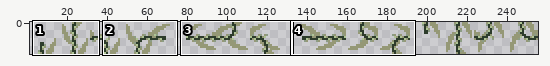
One commit to this sprite sheet: res/images/Armoise.png. The picture above shows the old version from afar; the outline marks the close-up.
Close-up. Before:
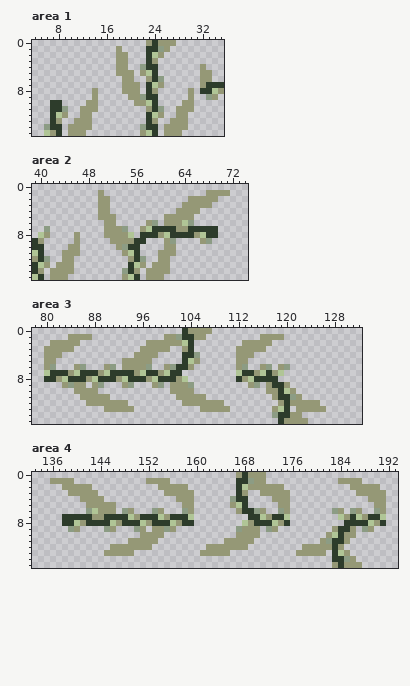
The file is 256x16 pixels. Shown: area 1: x 4..35, y 0..15; area 2: x 39..74, y 0..15; area 3: x 78..132, y 0..15; area 4: x 133..193, y 0..15. The wide view leaves out empty margins. The commit also changed other parts of the picture, which this record leaves out.
New version:
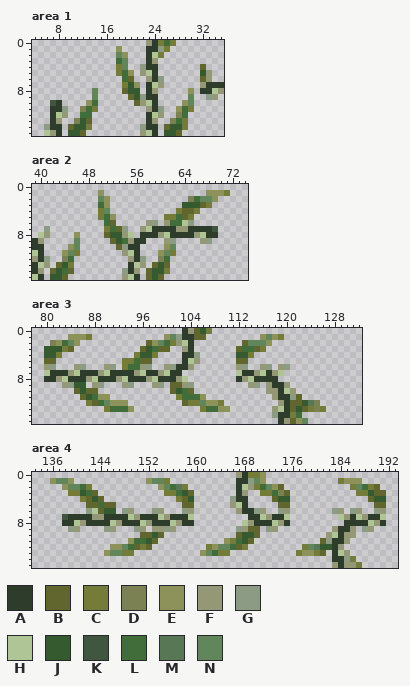
Palette (. is transparent): A #2d3c2b  B #61662f  C #757b38  D #7c8153  E #8d925b  F #959876  G #8c9c84  H #b0c596  J #355a30  K #41563e  L #406d3a  M #587754  N #61865c
The edit:
Area 1:
y 0: x 25..27 FFF -> CLC
y 1: x 18 F -> E; x 26 F -> C
y 2: x 18..19 FF -> NE; x 25 F -> C
y 3: x 18..19 FF -> LN
y 4: x 18..19 FF -> CN; x 32 F -> B
y 5: x 18..20 FFF -> CLE; x 32 F -> J
y 6: x 19..20 FF -> LB; x 32 F -> B
y 7: x 19..21 FFF -> CJE
y 8: x 14 F -> N; x 19..21 FFF -> BJJ; x 30 F -> E
y 9: x 14 F -> N; x 20..21 FF -> BJ; x 30 F -> N
y 10: x 7 A -> K; x 13..14 FF -> EL; x 21 F -> B; x 29..30 FF -> EN
y 11: x 12..14 FFF -> DLC; x 28..30 FFF -> ELC
y 12: x 12..13 FF -> LL; x 28..29 FF -> DL
y 13: x 11..13 FFF -> DJB; x 27..29 FFF -> DLC
y 14: x 10..13 FFFF -> BJJC; x 26..29 FFFF -> BJJC
y 15: x 10..12 FFF -> JJB; x 26..28 FFF -> JJB
Area 2:
y 1: x 50 F -> E; x 68..71 FFFF -> EEEC
y 2: x 50..51 FF -> NE; x 65..69 FFFFF -> DLNNE
y 3: x 50..51 FF -> LE; x 64..68 FFFFF -> JJJBC
y 4: x 50..51 FF -> CN; x 63..66 FFFF -> CBBC
y 5: x 50..52 FFF -> CLE; x 61..65 FFFFF -> CCLBC
y 6: x 51..52 FF -> LB; x 62..63 FF -> LL
y 7: x 51..53 FFF -> CLB; x 69 A -> K
y 8: x 46 F -> E; x 51..53 FFF -> BJJ
y 9: x 46 F -> N; x 52..54 FFF -> BJL
y 10: x 45..46 FF -> EN; x 53 F -> B; x 61..62 FF -> EN
y 11: x 44..46 FFF -> ENC; x 60..62 FFF -> ENC
y 12: x 44..45 FF -> DL; x 60..61 FF -> DL
y 13: x 43..45 FFF -> BJC; x 59..61 FFF -> BJB
y 14: x 42..45 FFFF -> BJLB; x 58..61 FFFF -> BJJC
y 15: x 42..44 FFF -> JJB; x 58..60 FFF -> BJB
Area 3:
y 0: x 105..107 FFF -> BJC
y 1: x 84..87 FFFF -> EEEC; x 100..101 FF -> EN; x 105..106 FF -> BB; x 116..119 FFFF -> ENEC
y 2: x 81..85 FFFFF -> DELNE; x 97..101 FFFFF -> BENLC; x 113..117 FFFFF -> BNNNE
y 3: x 80..84 FFFFF -> JJJCB; x 96..100 FFFFF -> BJLBB; x 112..116 FFFFF -> BLLBC
y 4: x 80..82 FFF -> JJC; x 95..98 FFFF -> CJJC; x 112..114 FFF -> JJC
y 5: x 80..81 FF -> BB; x 93..97 FFFFF -> CCLBB; x 112..113 FF -> BB
y 6: x 93..95 FFF -> CLL
y 9: x 85..86 FF -> JJ; x 101..102 FF -> BB
y 10: x 85..88 FFFF -> BJBB; x 101..104 FFFF -> BJLB
y 11: x 86..90 FFFFF -> BJLEE; x 102..106 FFFFF -> CLLLE; x 122 F -> B
y 12: x 87..93 FFFFFFF -> CBLNEEE; x 103..109 FFFFFFF -> BCCNEEC; x 121..125 FFFFF -> BBJMD
y 13: x 90..94 FFFFF -> CLLLE; x 106..110 FFFFF -> CLLEE; x 121..126 .FFFFF -> BJBCDC
y 14: x 121..122 FF -> CL
y 15: x 121..123 FFF -> BEN
Area 4:
y 0: x 169..171 FFF -> CCE
y 1: x 136..139 FFFF -> ENNE; x 152..155 FFFF -> ENNC; x 170..171 FF -> NE; x 184..187 FFFF -> CEEE
y 2: x 138..142 FFFFF -> ENNLC; x 154..158 FFFFF -> ENLMC; x 170..174 FFFFF -> CLNEB; x 186..190 FFFFF -> CNLCB
y 3: x 139..143 FFFFF -> CCJLB; x 155..159 FFFFF -> CCLJB; x 171..175 FFFFF -> CCLDB; x 187..191 FFFFF -> CCJBB
y 4: x 141..144 FFFF -> CBJB; x 157..159 FFF -> CBJ; x 173..175 FFF -> BJJ; x 189..191 FFF -> BJJ
y 5: x 142..146 FFFFF -> BBLBB; x 158..159 FF -> BB; x 174..175 FF -> BB; x 190..191 FF -> BB
y 6: x 144..146 FFF -> BJJ
y 7: x 138 A -> K
y 9: x 169..170 FF -> BB
y 10: x 151..154 FFFF -> BBJB; x 167..170 FFFF -> BJJB
y 11: x 149..153 FFFFF -> ELLJB; x 165..169 FFFFF -> ECLJB; x 181 F -> B
y 12: x 146..152 FFFFFFF -> EENLBCB; x 162..168 FFFFFFF -> CENNLBC; x 178..182 FFFFF -> CNMJJ
y 13: x 145..149 FFFFF -> ENNCC; x 161..165 FFFFF -> ENLCC; x 177..181 FFFFF -> CEECB
y 14: x 186 F -> C
y 15: x 187 F -> C
